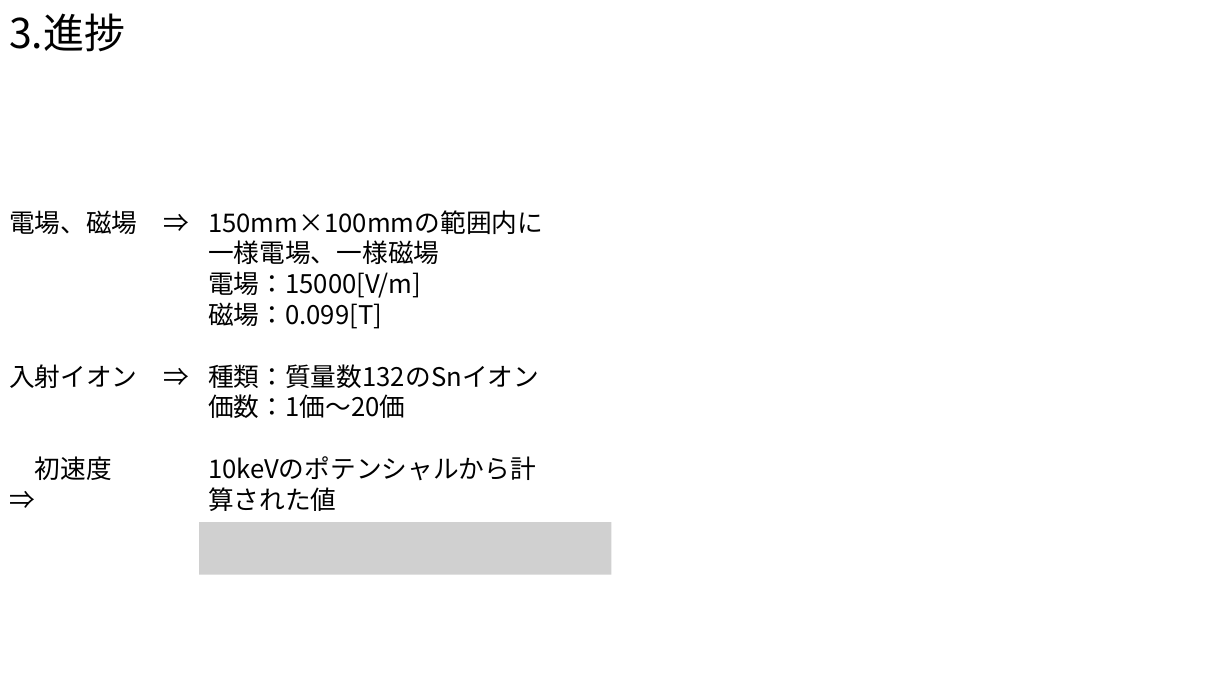
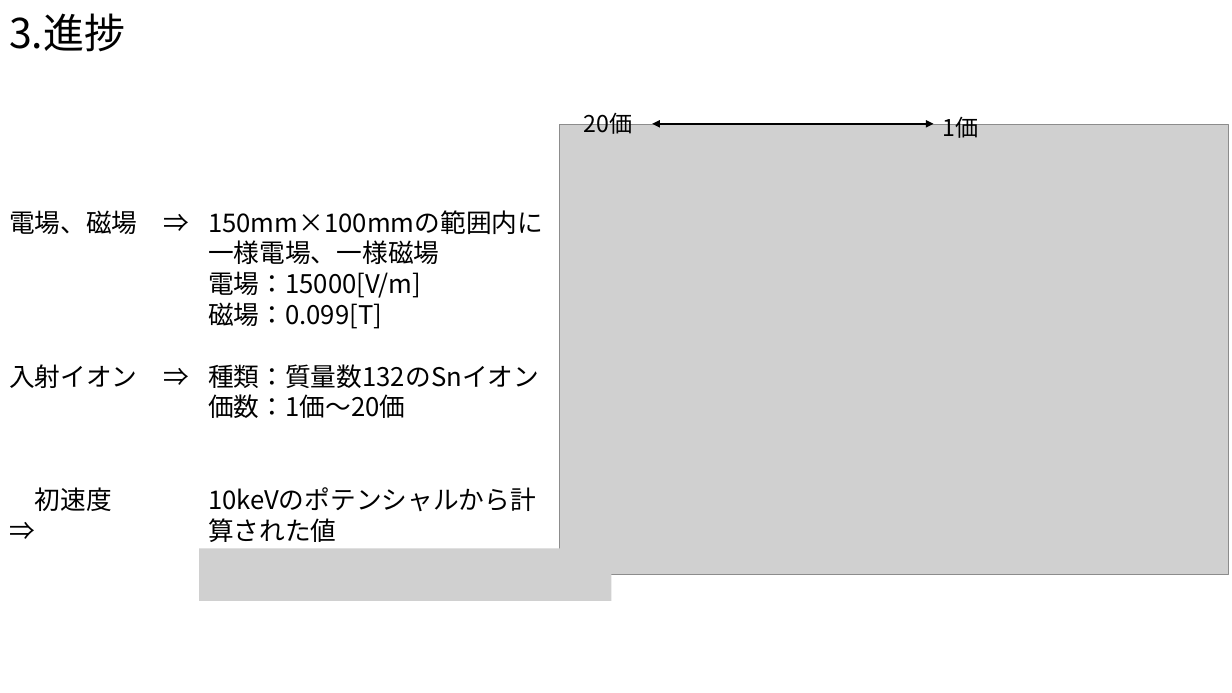
Before and after one commit to Takeuchi-yuya/Ksimulation, a slide deck: slide 15 of docs/中間発表.pptx. Drawn at 1232x693 pixels with LibreOffice and Linux fonts; fonts in the diff are those of the drawing; grey boxes stand for pictures. Boxes give left, top, right and bottom in pixels: in the first picture for what was removed or moved away, otherwise in the second. Text is boxed around its words. In the diff, an @@ line names an element or a change of style, - is before the commit and + after.

```diff
--- a/docs/中間発表.pptx
+++ b/docs/中間発表.pptx
@@ group added at box(559, 109, 1228, 574): 2 texts, 1 picture, 1 double arrow @@
+20価
+1価
@@ text "電場、磁場 ⇒" rewrapped from box(9, 210, 137, 480) to box(9, 210, 137, 511) @@
@@ picture: place and size @@
-picture at box(199, 522, 611, 575)
+picture at box(199, 549, 611, 602)
```
Also in this commit, not shown: 3 other slides changed.
